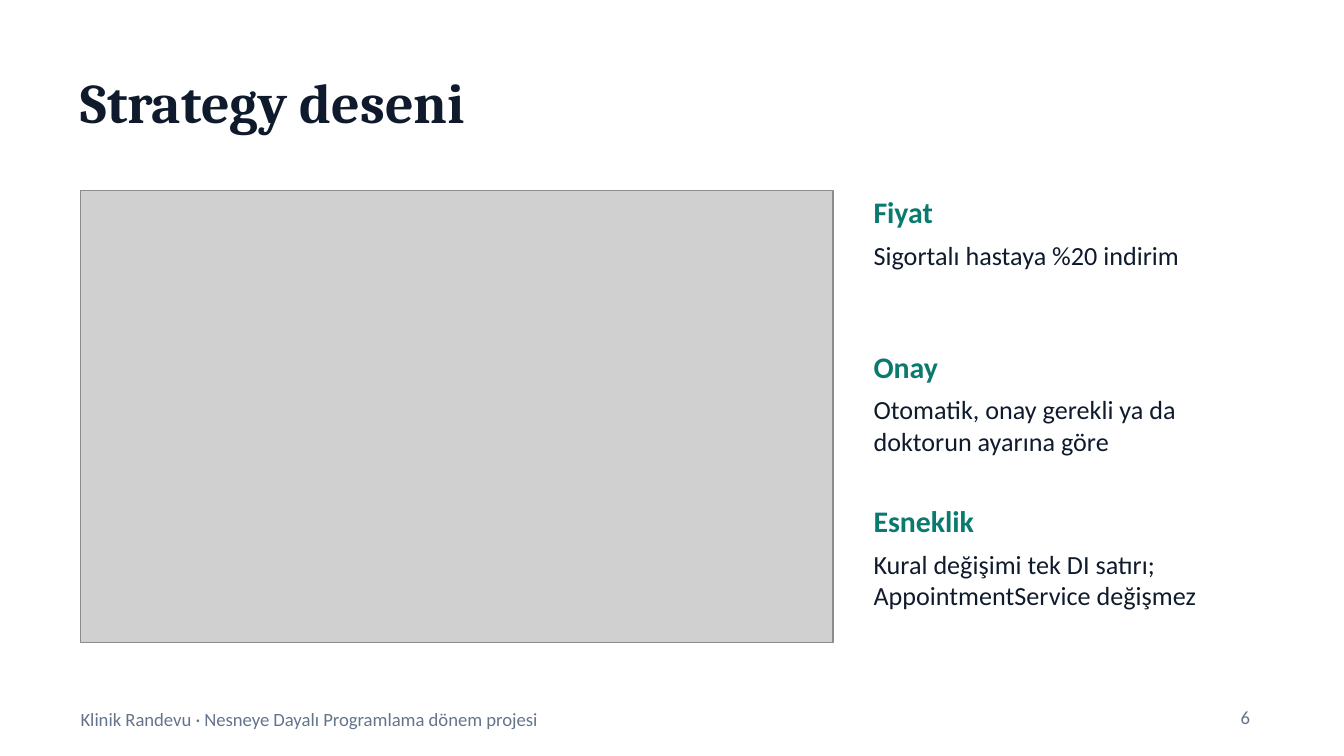
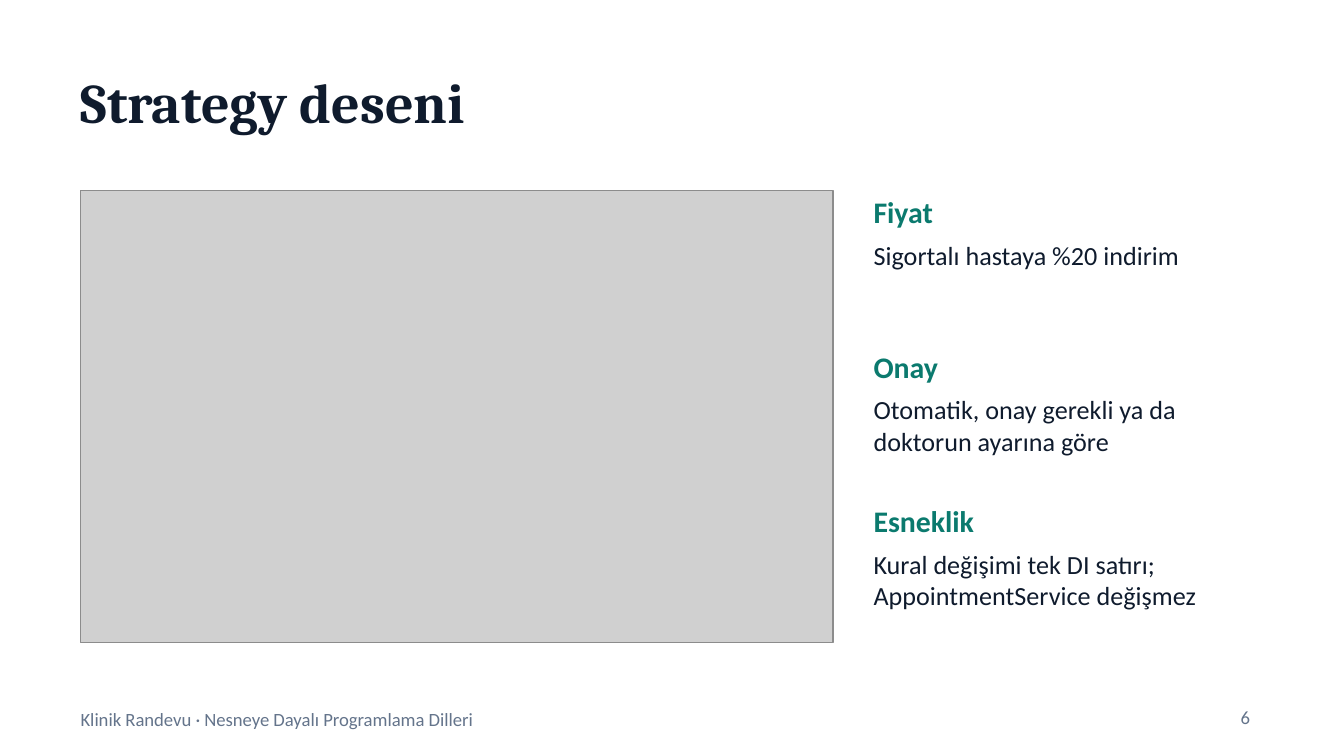
Before and after one commit to serdararici/clinic-appointment, a slide deck: slide 6 of docs/Klinik-Randevu-Sunum.pptx. Drawn at 1344x756 pixels with LibreOffice and Linux fonts; fonts in the diff are those of the drawing; grey boxes stand for pictures. Boxes give left, top, right and bottom in pixels: in the first picture for what was removed or moved away, otherwise in the second. Text is boxed around its words. In the diff, an @@ line names an element or a change of style, - is before the commit and + after.

```diff
--- a/docs/Klinik-Randevu-Sunum.pptx
+++ b/docs/Klinik-Randevu-Sunum.pptx
@@ text at [81, 713, 473, 729]: text changed @@
-Klinik Randevu · Nesneye Dayalı Programlama dönem projesi
+Klinik Randevu · Nesneye Dayalı Programlama Dilleri
```
Also in this commit, not shown: 7 other slides changed, 2 slides added, 1 slide removed.
